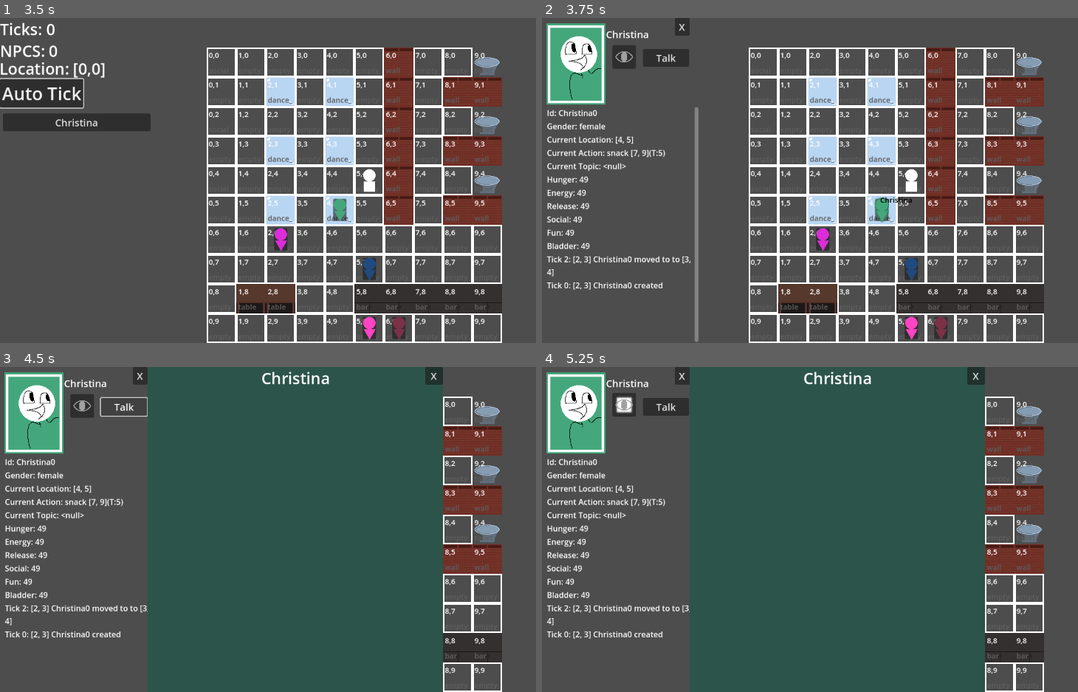
Above: before the commit, frames 1-4 (two rows, left to right).
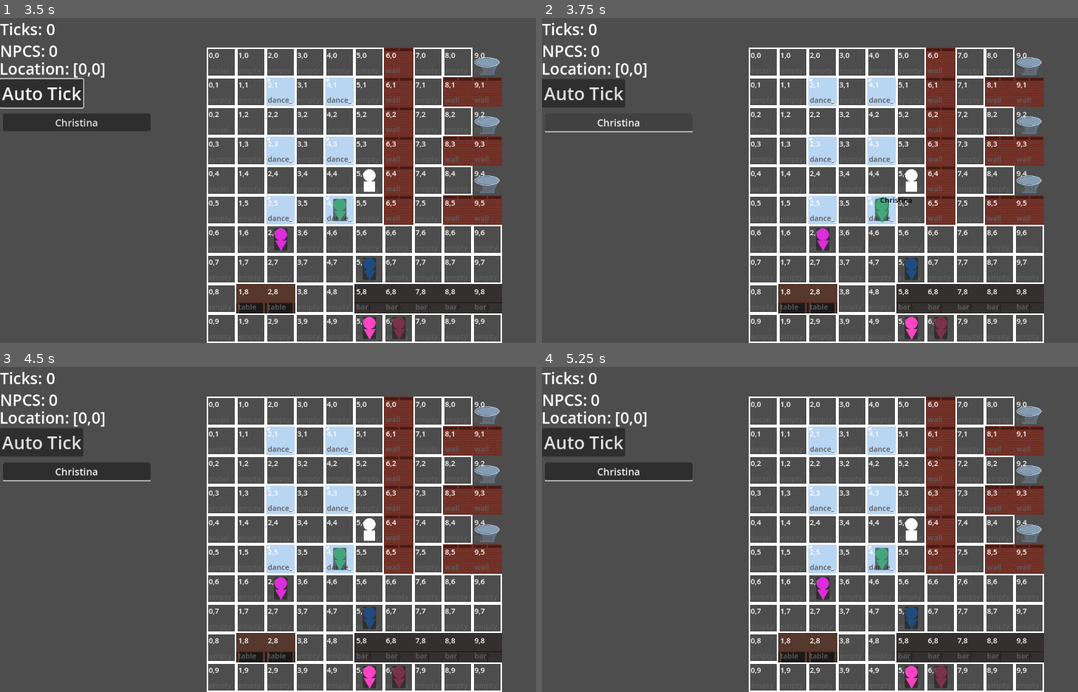
Above: after the commit, the same moments.

Repository: churrupy/elf-game
Game: Godot game, scene res://main.tscn
Two runs of this game, one before a commit and one after it. Both use one fixed random seed, a clock stepped at 60 frames per second and the inputs below.
Inputs (mouse positions are in pixels of both pictures, inside the frame that each line leads up to):
- Up to frame 1 (3.5 s): click (310, 151) at 0.52 s; click "X" at 1.25 s; click "Auto Tick" at 2 s; tap Enter at 2.75 s; move the mouse to (310, 151) at 2.77 s; hold D (move_right) from 2.78 s (still down); tap T (auto_tick) at 2.85 s
- Up to frame 2 (3.75 s): release D (move_right) at 3.5 s; click "Christina" at 3.5 s
- Up to frame 3 (4.5 s): click (123, 406) at 4.25 s, where only the run before the commit has a clickable "Talk"
- Up to frame 4 (5.25 s): click (622, 406) at 5.02 s

Frame 1 is identical in both runs. In frame 2, 6.6% of the frame differs, in the area x 0-30%, y 0-100%; in frame 3, 62%; in frame 4, 62%, in the area x 0-83%, y 0-100%.
Error after the commit: Invalid access to property or key 'npc_click' on a base object of type 'Node (SignalBus.gd)'. (res://scripts/npc_button.gd:32)

Commit message:
Menu ticks
- tried to get menus to tick like everything else and kinda got it but not really

Diff:
--- a/npc_menu.tscn
+++ b/npc_menu.tscn
@@ -92,6 +92,6 @@
 theme = SubResource("Theme_h4d1c")
 
 [connection signal="pressed" from="CloseButton" to="." method="close_npc_menu"]
-[connection signal="pressed" from="TalkButton" to="." method="talk_pressed"]
+[connection signal="pressed" from="TalkButton" to="." method="open_talk_menu"]
 [connection signal="pressed" from="WatchButton" to="." method="watch_npc"]
 [connection signal="pressed" from="UnWatchButton" to="." method="unwatch_npc"]
--- a/scripts/SignalBus.gd
+++ b/scripts/SignalBus.gd
@@ -5,9 +5,9 @@
 #region npcs
 signal npc_hover(npc)
 signal npc_hover_off(npc)
-signal npc_click(npc)
+signal open_npc_menu(npc)
 signal close_npc_menu()
-signal talk_to_npc(npc)
+signal open_talk_menu(npc)
 signal close_talk_menu()
 
 signal say_topic(speaker, topic, opinion, location)
--- a/scripts/displayed_npc.gd
+++ b/scripts/displayed_npc.gd
@@ -41,7 +41,7 @@
 
 
 func sprite_clicked() -> void:
-	SignalBus.npc_click.emit(NPC_OBJECT)
+	SignalBus.open_npc_menu.emit(NPC_OBJECT)
 
 func _on_mouse_entered() -> void:
 	$DefaultSprite.hide()
--- a/scripts/main.gd
+++ b/scripts/main.gd
@@ -22,10 +22,10 @@
 	SignalBus.tick_signal.connect(_on_tick)
 	SignalBus.player_move_request.connect(process_player_move)
 
-	SignalBus.npc_click.connect(open_npc_menu)
+	SignalBus.open_npc_menu.connect(open_npc_menu)
 	SignalBus.close_npc_menu.connect(close_npc_menu)
 
-	SignalBus.talk_to_npc.connect(open_talk_menu)
+	SignalBus.open_talk_menu.connect(open_talk_menu)
 	SignalBus.close_talk_menu.connect(close_talk_menu)
 
 	for i in Constants.NUM_NPCS:
@@ -120,9 +120,11 @@
 	$DefaultMenu.tick()
 	if $NpcMenu.visible:
 		# re-initialize/update visible history
-		open_npc_menu($NpcMenu.DISPLAYED_NPC)
+		$NpcMenu.tick()
+		#open_npc_menu($NpcMenu.MENU_NPC)
 	if $TalkMenu.visible:
-		open_npc_menu($TalkMenu.DISPLAYED_NPC)
+		$TalkMenu.tick()
+		#open_npc_menu($TalkMenu.MENU_NPC)
 
 
 
@@ -283,11 +285,10 @@
 #region menus
 func open_npc_menu(npc):
 	$DefaultMenu.hide()
-	$NpcMenu.initialize(npc)
-	var dialogue_list = []
-	#var history_list = History.history_to_string(history)
-	$TalkMenu.initialize(npc)
+	$NpcMenu.MENU_NPC = npc
+	$NpcMenu.tick()
 	$NpcMenu.show()
+	$TalkMenu.MENU_NPC = npc
 
 func close_npc_menu():
 	$TalkMenu.hide()
@@ -296,7 +297,11 @@
 
 
 func open_talk_menu(npc):
-	open_npc_menu(npc)
+	$NpcMenu.MENU_NPC = npc
+	$NpcMenu.tick()
+	$NpcMenu.show()
+	$TalkMenu.MENU_NPC = npc
+	$TalkMenu.tick()
 	$TalkMenu.show()
 
 func close_talk_menu():
--- a/scripts/npc_menu.gd
+++ b/scripts/npc_menu.gd
@@ -1,7 +1,7 @@
 extends Control
 
 var ENGINE
-var DISPLAYED_NPC
+var MENU_NPC
 var WATCH = false
 
 signal close_npc_menu_signal
@@ -14,23 +14,22 @@
 	pass
 
 
-func initialize(npc):
-	DISPLAYED_NPC = npc
-	$NameLabel.text = npc.NAME
+func tick():
+	$NameLabel.text = MENU_NPC.NAME
 	var display_string = []
-	var _str = "Id: " + npc.ID
+	var _str = "Id: " + MENU_NPC.ID
 	display_string.append(_str)
-	_str = "Gender: " + npc.GENDER
+	_str = "Gender: " + MENU_NPC.GENDER
 	display_string.append(_str)
-	_str = "Current Location: " + str(npc.LOCATION)
+	_str = "Current Location: " + str(MENU_NPC.LOCATION)
 	display_string.append(_str)
-	_str = "Current Action: " + str(npc.ACTION)
+	_str = "Current Action: " + str(MENU_NPC.ACTION)
 	display_string.append(_str)
-	_str = "Current Topic: " + str(npc.RECENT_TOPIC)
+	_str = "Current Topic: " + str(MENU_NPC.RECENT_TOPIC)
 	display_string.append(_str)
 
-	for need in npc.NEEDS:
-		_str = need.capitalize() + ": " + str(int(npc.NEEDS[need]))
+	for need in MENU_NPC.NEEDS:
+		_str = need.capitalize() + ": " + str(int(MENU_NPC.NEEDS[need]))
 		display_string.append(_str)
 
 	# clear container
@@ -38,7 +37,7 @@
 		child.queue_free()
 
 	# get last five moves
-	var history = ENGINE.History.filter_by_doer(npc)
+	var history = ENGINE.History.filter_by_doer(MENU_NPC)
 	var history_list = ENGINE.History.history_to_string(history)
 	var last_five = history_list.slice(-10,-1)
 	last_five.reverse()
@@ -50,14 +49,14 @@
 		new_label.autowrap_mode = TextServer.AUTOWRAP_WORD_SMART
 		$NpcHistoryContainer.get_node("VBoxContainer").add_child(new_label)
 
-	$Portrait.get_node("Splash").modulate = npc.COLOR
+	$Portrait.get_node("Splash").modulate = MENU_NPC.COLOR
 
-	SignalBus.npc_hover.emit(DISPLAYED_NPC)
+	SignalBus.npc_hover.emit(MENU_NPC)
 
 
 func close_npc_menu() -> void:
 	SignalBus.close_npc_menu.emit()
-	SignalBus.npc_hover_off.emit(DISPLAYED_NPC)
+	SignalBus.npc_hover_off.emit(MENU_NPC)
 
 
 func watch_npc() -> void:
@@ -73,5 +72,5 @@
 	$WatchButton.show()
 
 
-func talk_pressed() -> void:
-	SignalBus.talk_to_npc.emit(DISPLAYED_NPC)
+func open_talk_menu() -> void:
+	SignalBus.open_talk_menu.emit(MENU_NPC)
--- a/scripts/talk_menu.gd
+++ b/scripts/talk_menu.gd
@@ -2,7 +2,7 @@
 
 var ENGINE
 var LOCATION # "center" of conversation,  might not actually be the npc themselves (eg gathering around a table, etc)
-var DISPLAYED_NPC
+var MENU_NPC
 var DIALOGUE_LIST = []
 
 @export var conversation_button_scene: PackedScene
@@ -12,12 +12,11 @@
 	pass # Replace with function body.
 
 
-func initialize(npc):
-	var history = ENGINE.History.filter_by_npc(npc)
+func tick():
+	var history = ENGINE.History.filter_by_npc(MENU_NPC)
 	#var history_list = ENGINE.History.history_to_string(history)
 	#LOCATION = npc.ACTION.TARGET
-	DISPLAYED_NPC = npc
-	$NameLabel.text = DISPLAYED_NPC.NAME
+	$NameLabel.text = MENU_NPC.NAME
 	for child in $DialogueContainer.get_node("VBoxContainer").get_children():
 		child.queue_free()
 
@@ -28,55 +27,6 @@
 			new_label.autowrap_mode = TextServer.AUTOWRAP_WORD_SMART
 			$DialogueContainer.get_node("VBoxContainer").add_child(new_label)
 
-	tick()
-
-
-func tick():
-	# npc says something
-
-	'''
-	print("ticking talk menu")
-	print("old topic", DISPLAYED_NPC.RECENT_TOPIC)
-	var new_topic = Dialogue.get_next_topic(DISPLAYED_NPC.RECENT_TOPIC)
-	DISPLAYED_NPC.RECENT_TOPIC = new_topic
-	print("new topic", DISPLAYED_NPC.RECENT_TOPIC)
-	var opinion = DISPLAYED_NPC.OPINIONS[new_topic]
-	var op_str = new_topic.capitalize() + " are "
-	if opinion > 75:
-		op_str+= "great!"
-	elif opinion > 50:
-		op_str += "okay."
-	elif opinion > 25:
-		op_str += "lame."
-	else:
-		op_str += "terrible!"
-	SignalBus.say_topic.emit(DISPLAYED_NPC.ID, new_topic, opinion, DISPLAYED_NPC.LOCATION)
-	var _str = DISPLAYED_NPC.NAME + ": " + op_str
-	DIALOGUE_LIST.append(_str)
-
-
-
-	# process pc replying
-
-	var button_x = 270
-	var button_y = 100
-	var next_topics = Dialogue.CONVERSATION_NODES[new_topic]
-	for topic in next_topics:
-		var conversation_button = conversation_button_scene.instantiate()
-		conversation_button.text = topic.capitalize()
-		add_child(conversation_button)
-		conversation_button.position = Vector2(button_x, button_y)
-		button_y += 40
-		conversation_button.connect("pressed", Callable(self, "do_dialogue_choice").bind(topic))
-
-	var font_size = 20
-	#var dialogue_height = len(DIALOGUE_LIST) * font_size
-	#$ConversationLabel.size = Vector2($ConversationLabel.size[0], dialogue_height)
-	#$ConversationLabel.position = Vector2(350, 200)
-
-	$ConversationLabel.text = "\n".join(DIALOGUE_LIST)
-
-	'''
 
 
 func do_dialogue_choice(topic):
@@ -93,7 +43,6 @@
 
 func clear_children():
 	for child in get_children():
-
 		if child is ConversationButton:
 			child.queue_free()
 
@@ -105,7 +54,7 @@
 
 func close_talk_menu() -> void:
 	print("talk clicked")
-	DISPLAYED_NPC = null
+	MENU_NPC = null
 	SignalBus.close_talk_menu.emit()
 
 
